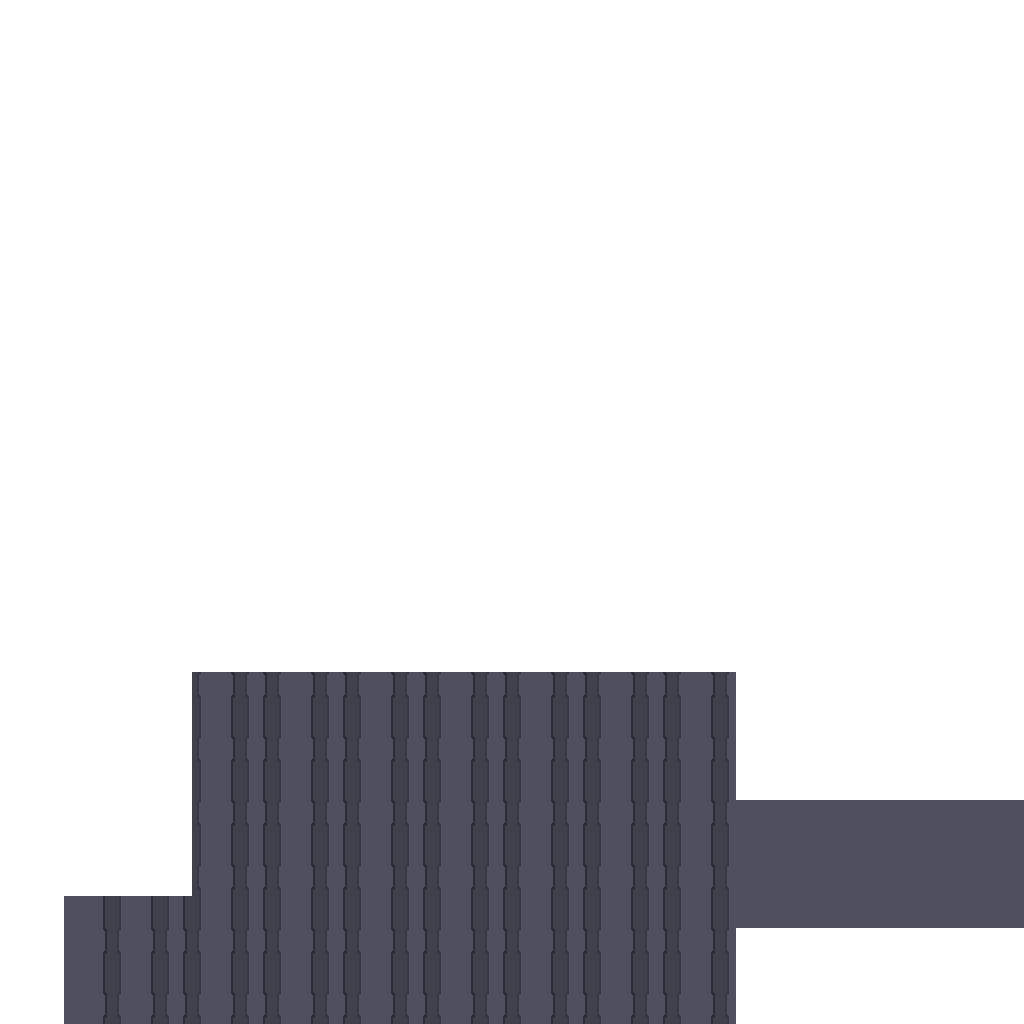
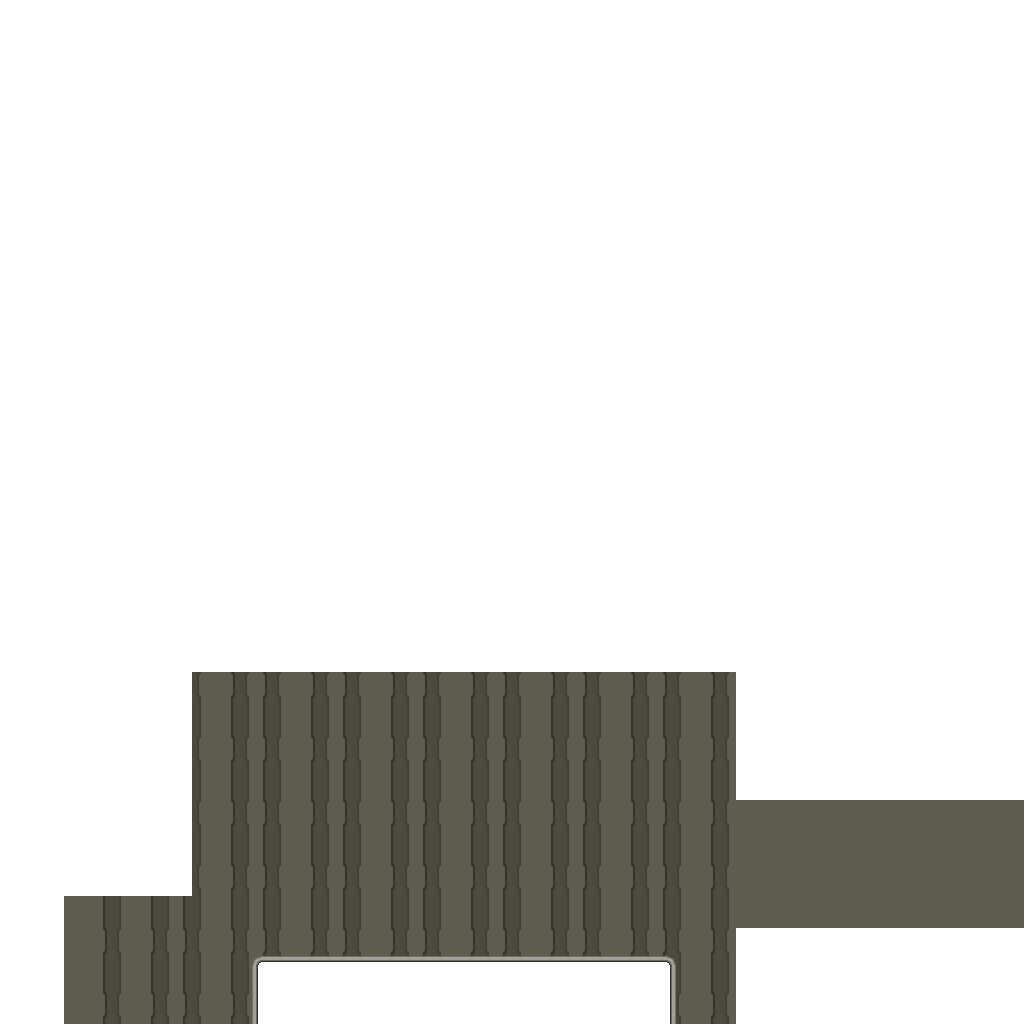
Layers edited between the first and the second w=1024, h=1024 image:
painted on "Layer 3" over 64, 672, 1024, 1024
hid "Layer 2" over 64, 672, 1024, 1024
